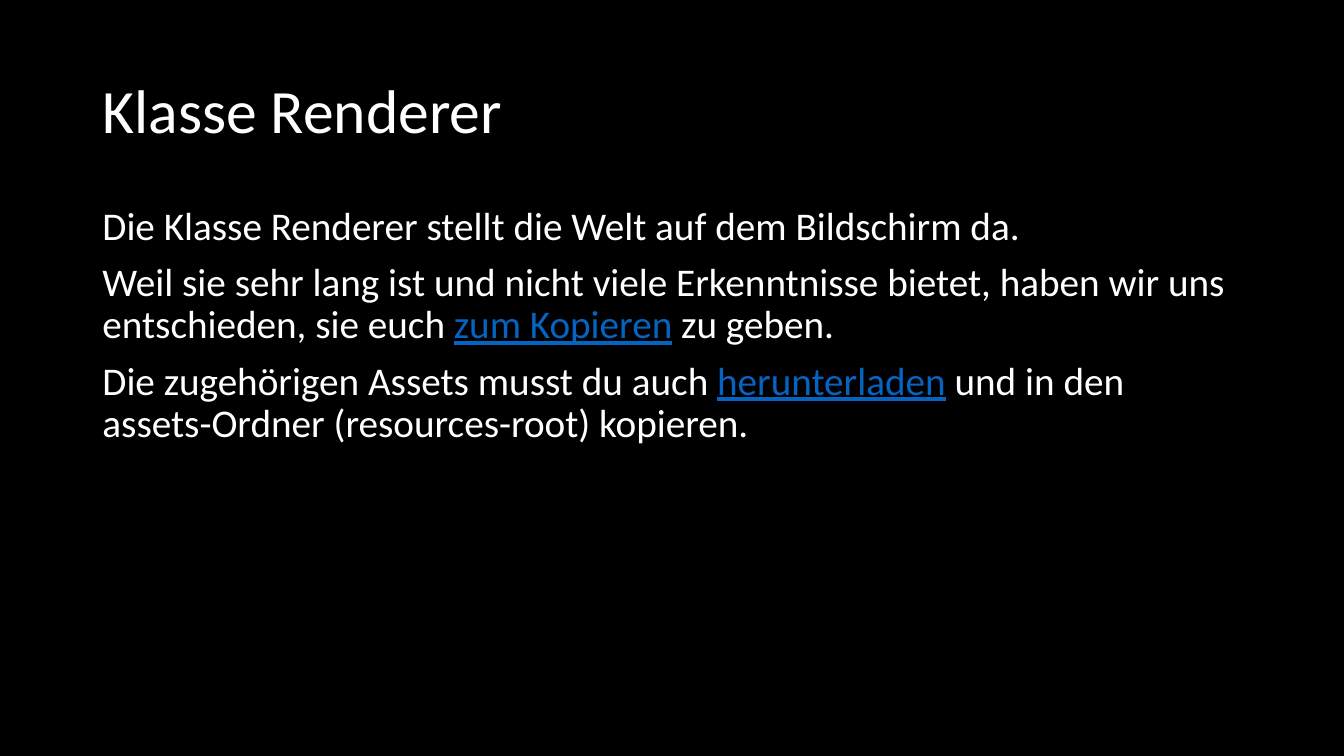
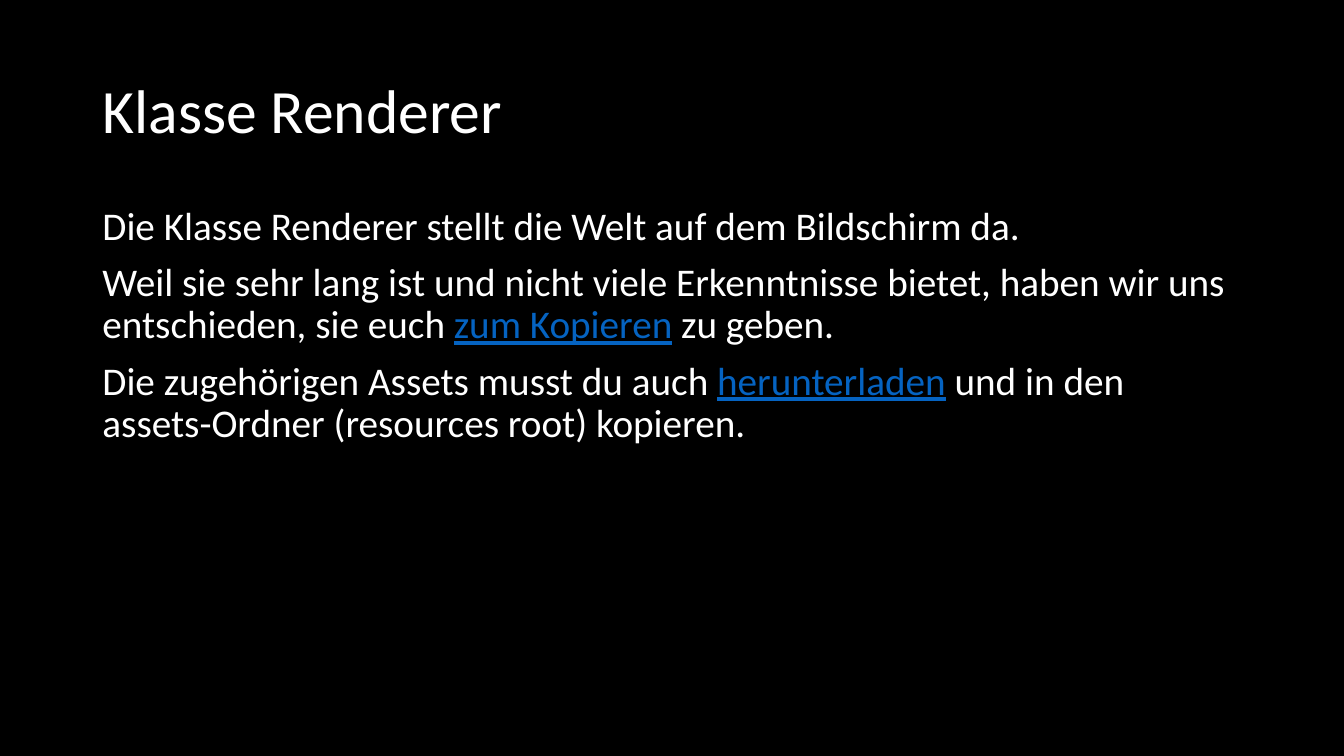
Before and after one commit to Cactusroot/Java, a slide deck: slide 7 of src/Sonstiges.pptx. Drawn at 1344x756 pixels with LibreOffice and Linux fonts; fonts in the diff are those of the drawing. Boxes give left, top, right and bottom in pixels: in the first picture for what was removed or moved away, otherwise in the second. Text is boxed around its words. In the diff, an @@ line names an element or a change of style, - is before the commit and + after.

```diff
--- a/src/Sonstiges.pptx
+++ b/src/Sonstiges.pptx
@@ text at [102,367,1125,444]: text changed @@
-Die zugehörigen Assets musst du auch herunterladen und in den assets-Ordner (resources-root) kopieren.
+Die zugehörigen Assets musst du auch herunterladen und in den assets-Ordner (resources root) kopieren.
```
Also in this commit, not shown: 1 other slide changed, 4 other files.
